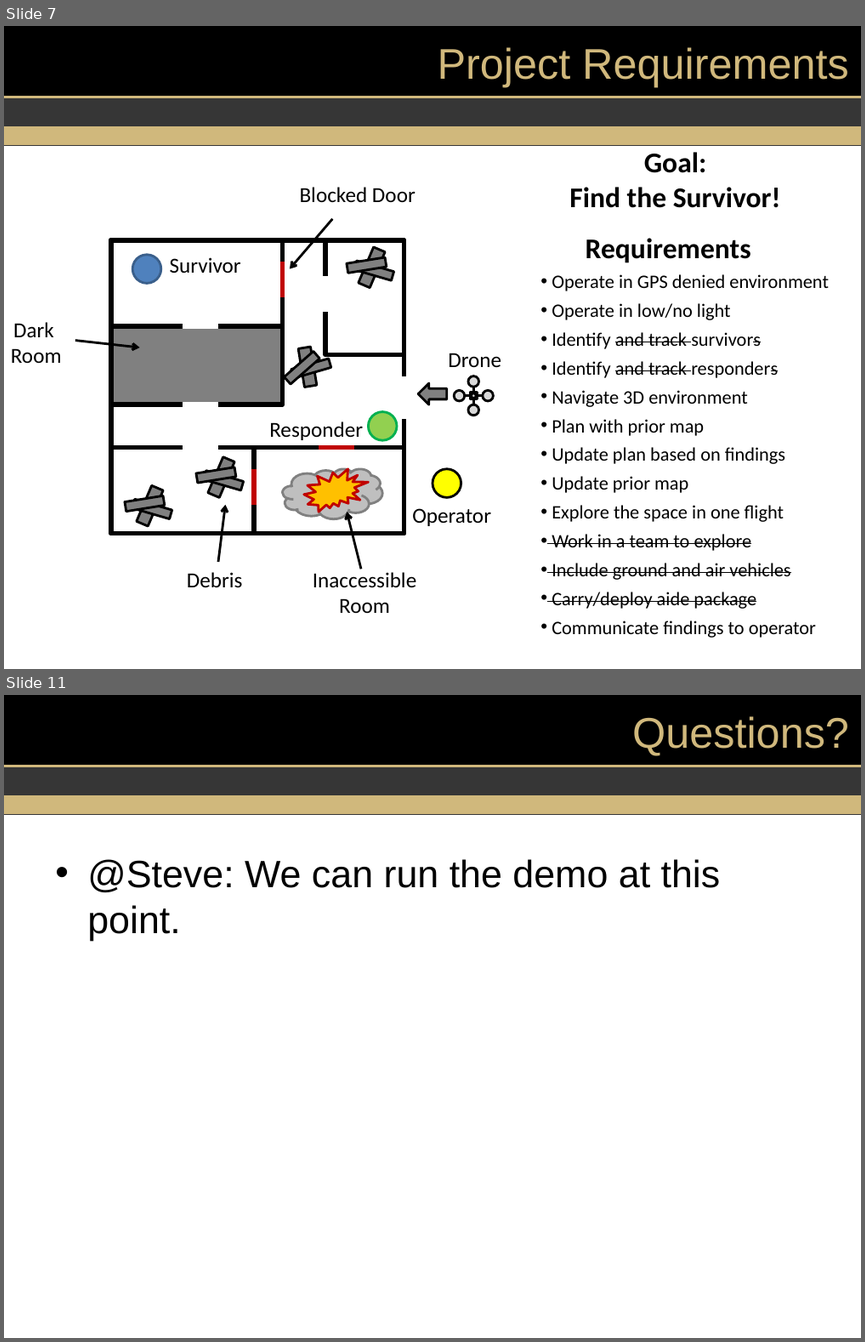
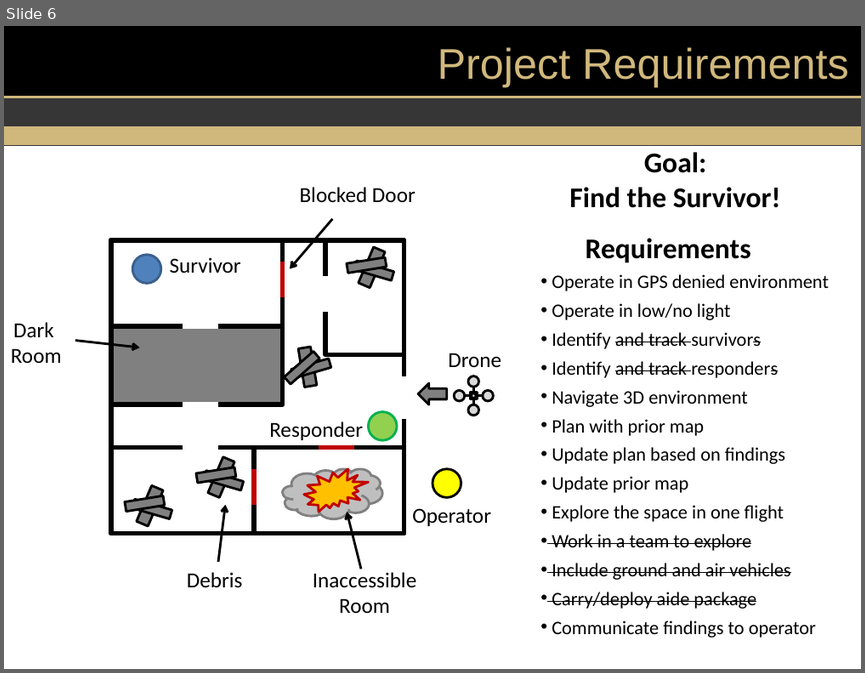
Before and after one commit to dtbinh/FlyNet, a slide deck: Presentations/GP_6_min.pptx. Shown one above the other, each under a label of ours: slides 7 and 11 before the commit, slide 6 after it; the slides between them are not shown. The pictures are 865x1342 and 865x673 pixels, drawn with LibreOffice and Linux fonts; fonts in the diff are those of the drawing; background and template pictures are left out. Boxes give left, top, right and bottom in pixels: in the first picture for what was removed or moved away, otherwise in the second. Text is boxed around its words. In the diff, an @@ line names an element or a change of style, - is before the commit and + after.

```diff
--- a/Presentations/GP_6_min.pptx
+++ b/Presentations/GP_6_min.pptx
@@ slide 11 removed at box(4, 695, 861, 1338), background #FFFFFF; not listed: 5 template elements that a slide beside it also shows @@
@@ title removed at box(632, 716, 849, 756) @@
-Questions?
@@ text removed at box(87, 859, 721, 940) @@
-• @Steve: We can run the demo at this point.
@@ what was slide 7 is now slide 6 @@
```
Also in this commit, not shown: 1 slide changed, 8 slides added, 2 other slides removed, 1 other file.
